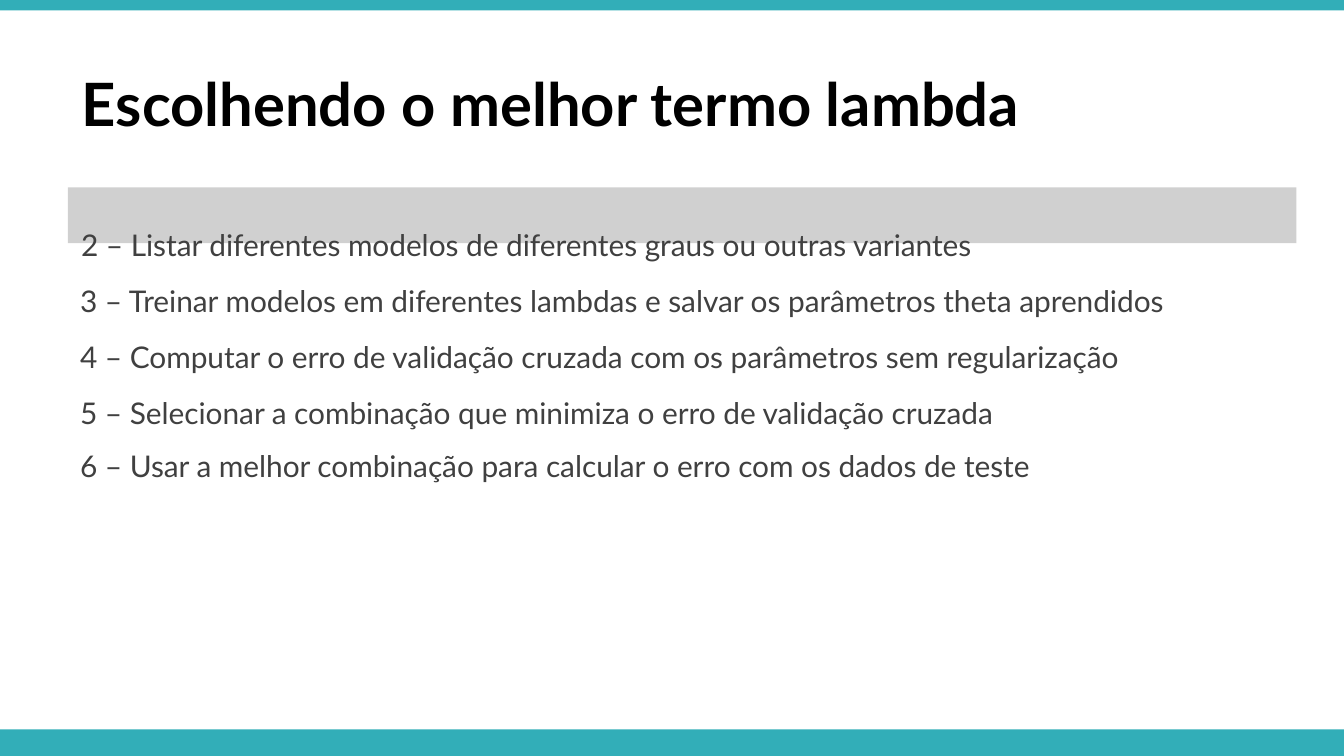
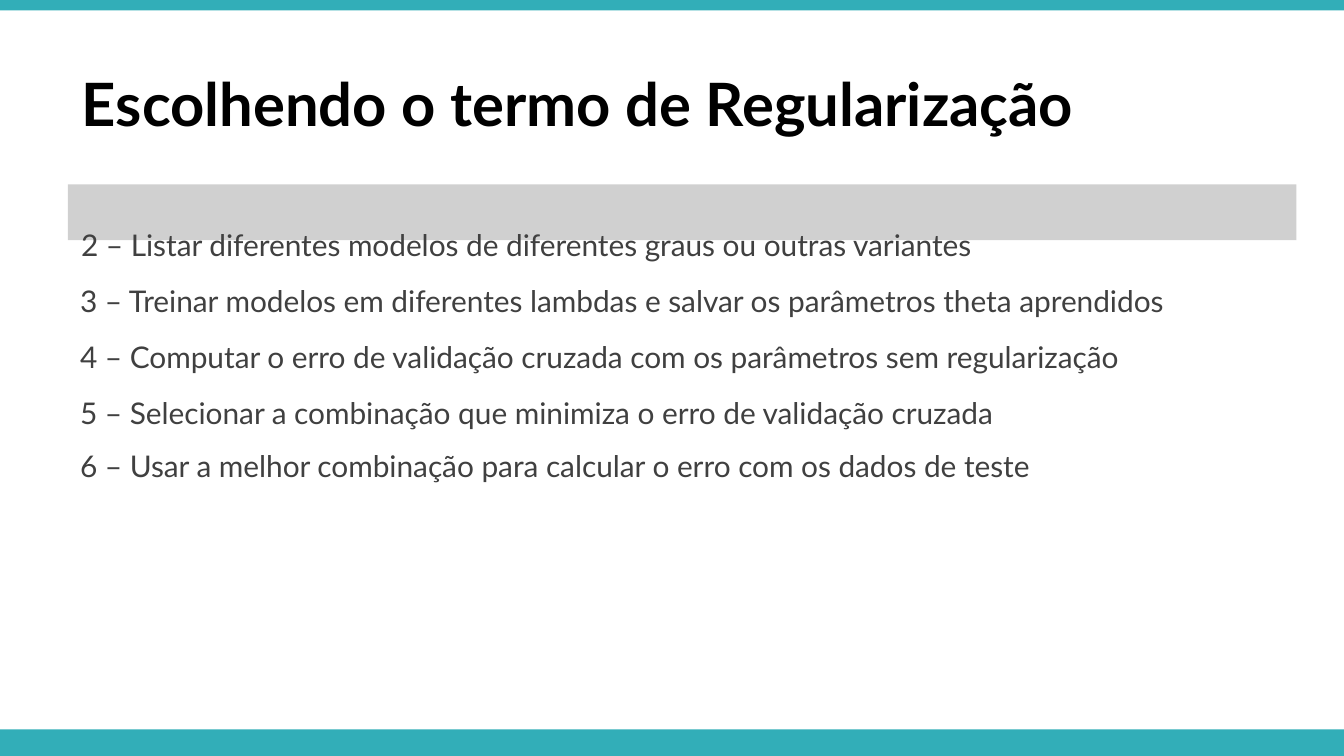
Before and after one commit to APILASTRI/coursera-stanford, a slide deck: slide 17 of machine-learning/notations/semana-6/presentation/09-ml-advices.pptx (slide 19 before the commit). Drawn at 1344x756 pixels with LibreOffice and Linux fonts; fonts in the diff are those of the drawing; grey boxes stand for pictures. Boxes give left, top, right and bottom in pixels: in the first picture for what was removed or moved away, otherwise in the second. Text is boxed around its words. In the diff, an @@ line names an element or a change of style, - is before the commit and + after.

```diff
--- a/machine-learning/notations/semana-6/presentation/09-ml-advices.pptx
+++ b/machine-learning/notations/semana-6/presentation/09-ml-advices.pptx
@@ text at box(82, 81, 1073, 137): text changed @@
-Escolhendo o melhor termo lambda
+Escolhendo o termo de Regularização
@@ picture: place and size @@
-picture at box(69, 188, 1297, 245)
+picture at box(69, 184, 1297, 241)
```
Also in this commit, not shown: 2 other slides changed, 5 slides added, 2 slides removed, 36 other files.
